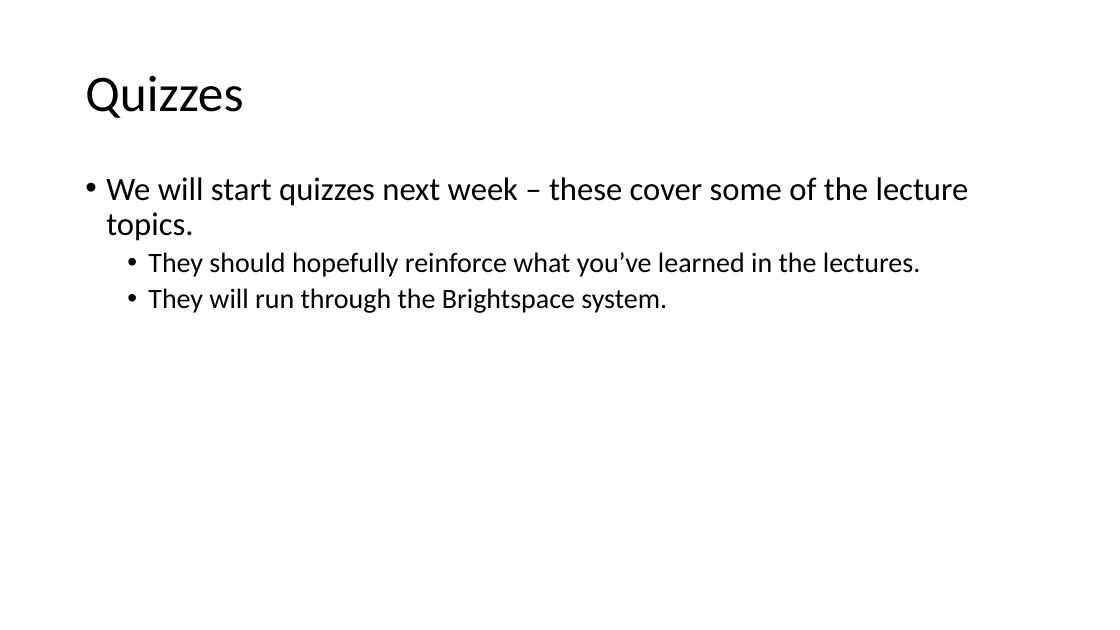
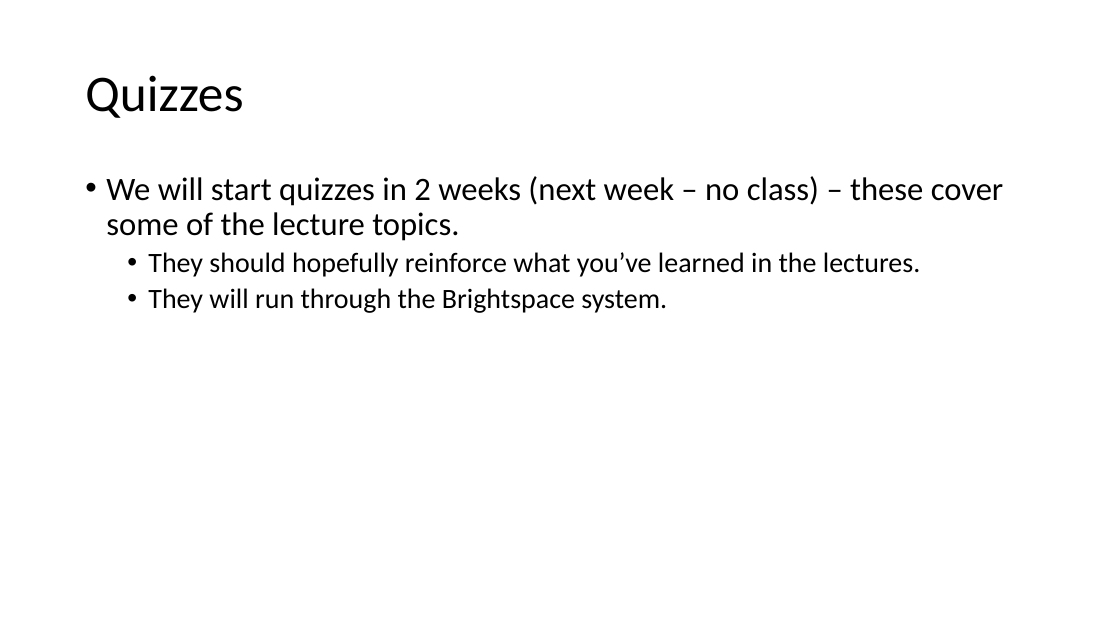
Before and after one commit to colinoflynn/eced4406, a slide deck: slide 8 of slides/0x100/0x100 – Introduction to the Introduction.pptx. Drawn at 1120x630 pixels with LibreOffice and Linux fonts; fonts in the diff are those of the drawing. Boxes give left, top, right and bottom in pixels: in the first picture for what was removed or moved away, otherwise in the second. Text is boxed around its words. In the diff, an @@ line names an element or a change of style, - is before the commit and + after.

```diff
--- a/slides/0x100/0x100 – Introduction to the Introduction.pptx
+++ b/slides/0x100/0x100 – Introduction to the Introduction.pptx
@@ text at box(106, 176, 1004, 241): text changed @@
-• We will start quizzes next week – these cover some of the lecture topics.
+• We will start quizzes in 2 weeks (next week – no class) – these cover some of the lecture topics.
```
Also in this commit, not shown: 6 other slides changed, 1 slide added, 1 slide removed, 43 other files.
